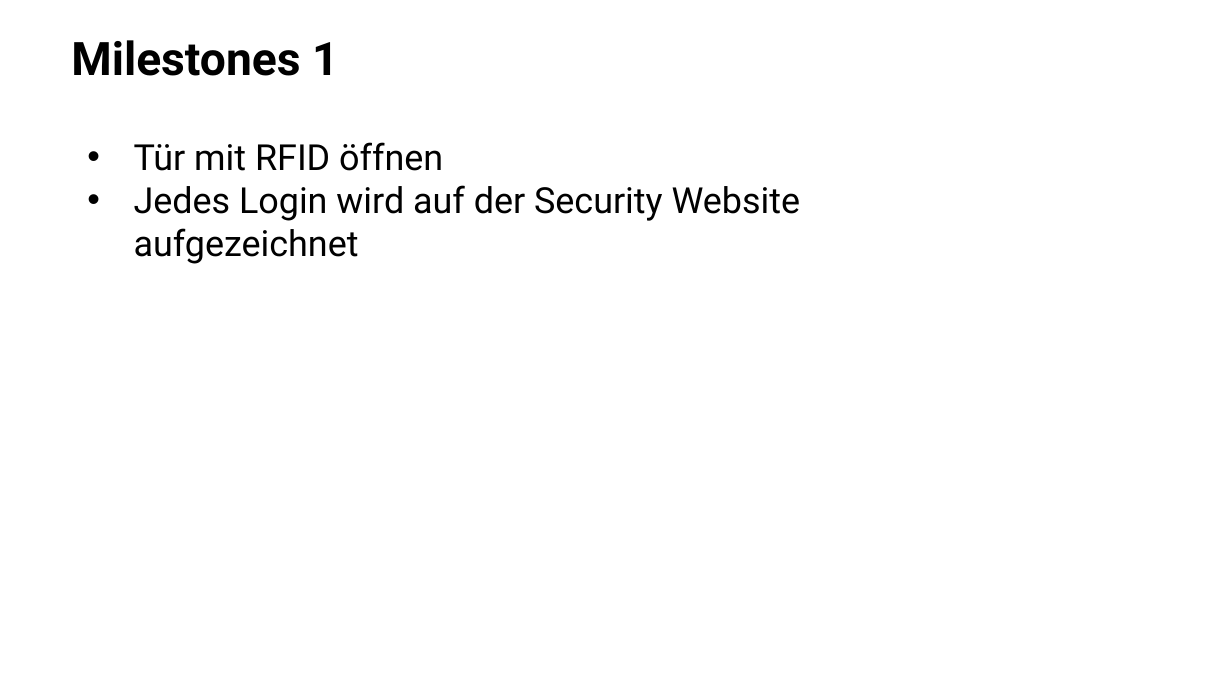
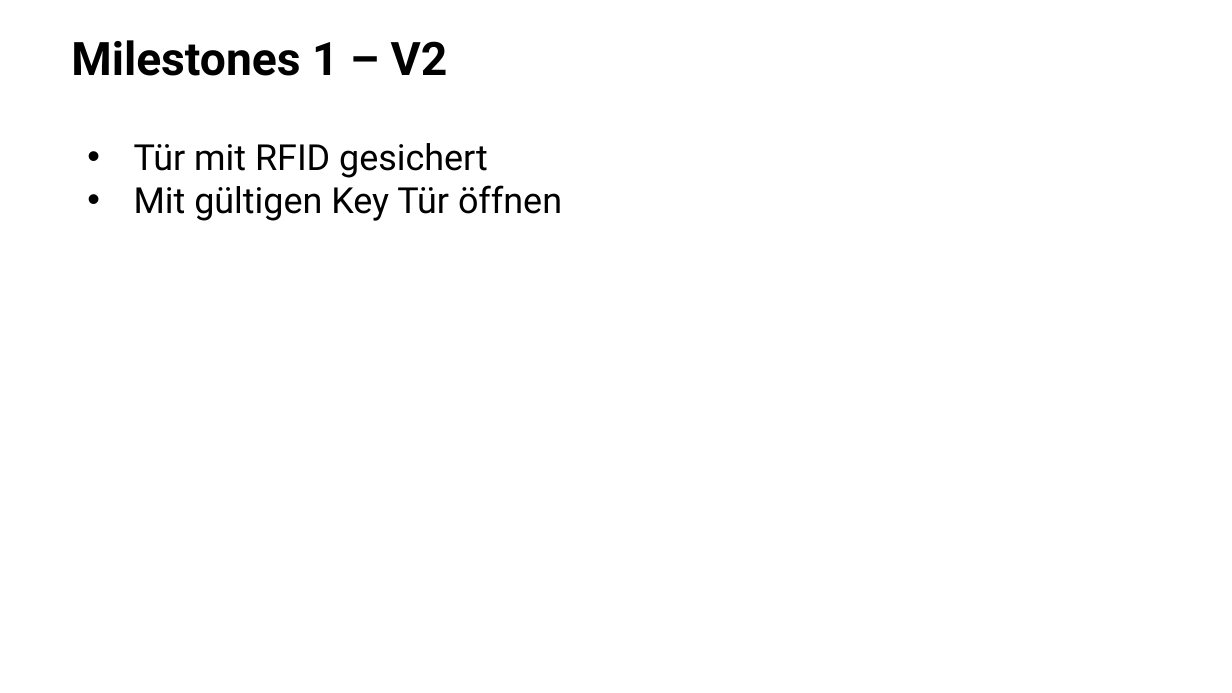
Before and after one commit to JustJ4Y/PI-SPACE-H-SECURITY, a slide deck: slide 6 of PPI-H.OME.pptx (slide 4 before the commit). Drawn at 1232x693 pixels with LibreOffice and Linux fonts; fonts in the diff are those of the drawing; background and template pictures are left out. Boxes give left, top, right and bottom in pixels: in the first picture for what was removed or moved away, otherwise in the second. Text is boxed around its words. In the diff, an @@ line names an element or a change of style, - is before the commit and + after.

```diff
--- a/PPI-H.OME.pptx
+++ b/PPI-H.OME.pptx
@@ text at bbox=[71, 40, 448, 76]: text changed @@
-Milestones 1
+Milestones 1 – V2
@@ text at bbox=[134, 143, 562, 221]: text changed @@
-• Tür mit RFID öffnen
-• Jedes Login wird auf der Security Website aufgezeichnet
+• Tür mit RFID gesichert
+• Mit gültigen Key Tür öffnen
```
Also in this commit, not shown: 2 other slides changed, 4 slides added, 1 slide removed, 4 other files.
